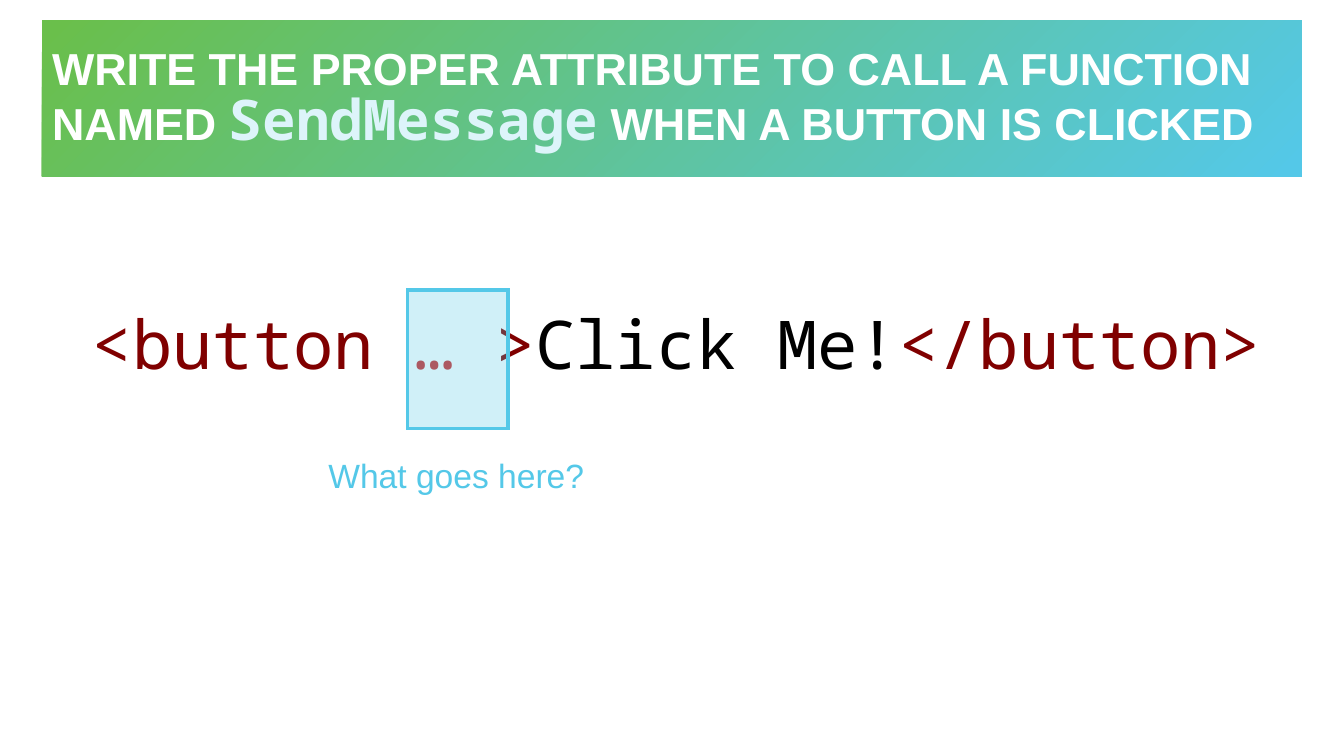
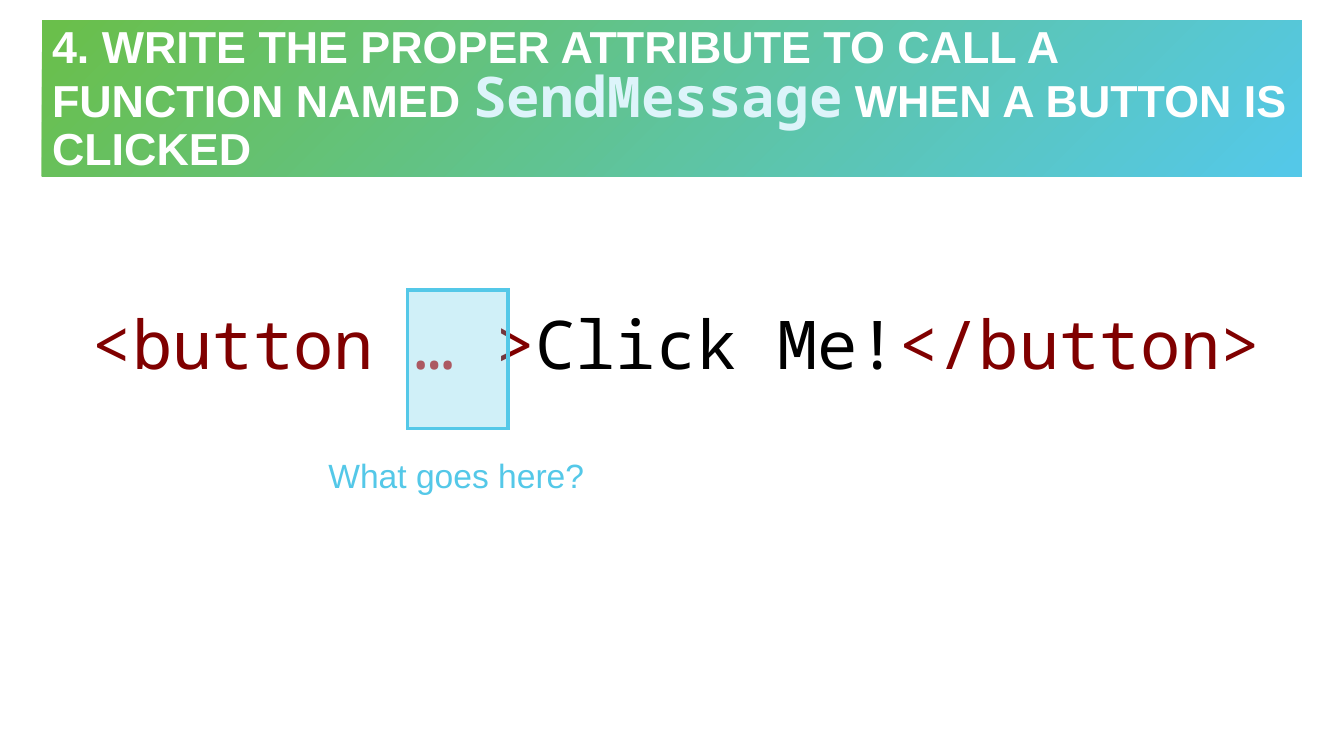
Before and after one commit to hytechclub/web-102, a slide deck: slide 8 of Week04/Review.pptx. Drawn at 1344x756 pixels with LibreOffice and Linux fonts; fonts in the diff are those of the drawing. Boxes give left, top, right and bottom in pixels: in the first picture for what was removed or moved away, otherwise in the second. Text is boxed around its words. In the diff, an @@ line names an element or a change of style, - is before the commit and + after.

```diff
--- a/Week04/Review.pptx
+++ b/Week04/Review.pptx
@@ title at <box>52,31,1286,166</box>: text changed @@
-WRITE THE PROPER ATTRIBUTE TO CALL A FUNCTION NAMED SendMessage WHEN A BUTTON IS CLICKED
+4. WRITE THE PROPER ATTRIBUTE TO CALL A FUNCTION NAMED SendMessage WHEN A BUTTON IS CLICKED
```
Also in this commit, not shown: 6 other slides changed.
